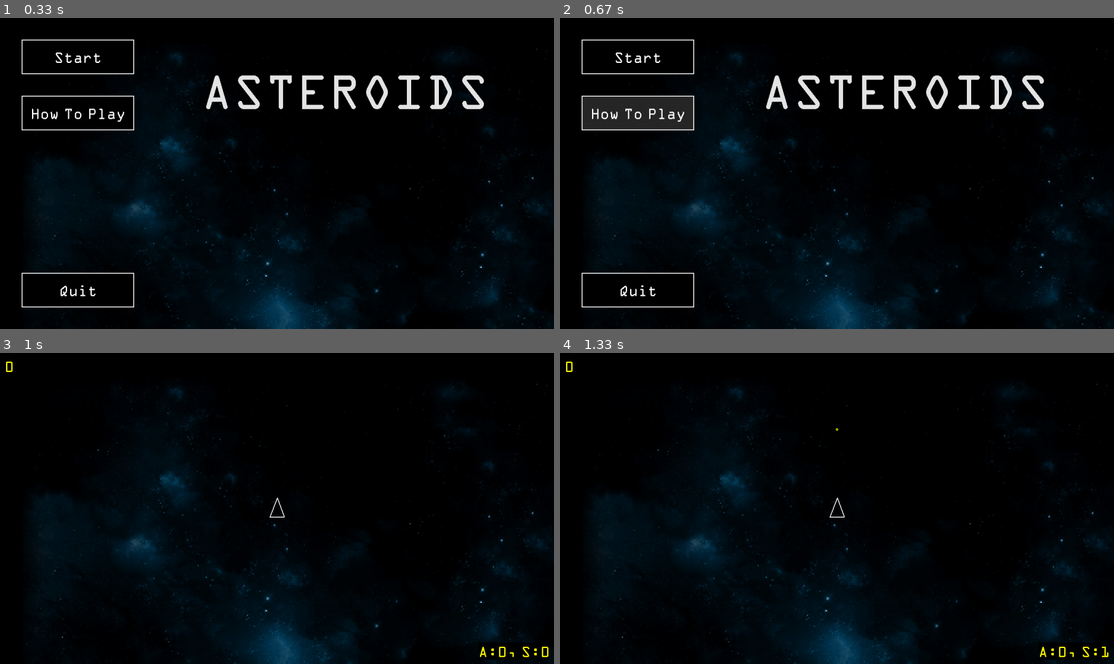
Above: before the commit, frames 1-4 (two rows, left to right).
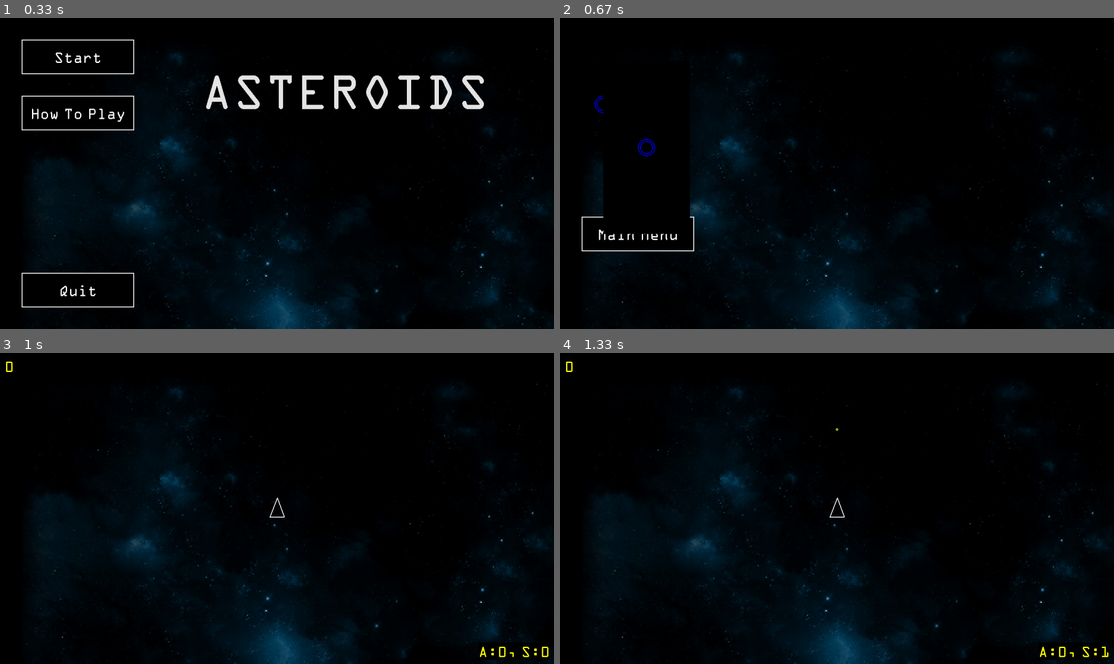
Above: after the commit, the same moments.

Repository: paulhunter/pygame-asteroids
Game: pygame game, started from main.py
The game is run twice, just before and just after one commit, with the same random seed, the same clock (stepped at 60 frames per second) and the same inputs.
Inputs (mouse positions are in pixels of both pictures, inside the frame that each line leads up to):
- Up to frame 1 (0.33 s): no input
- Up to frame 2 (0.67 s): click "How To Play" at 0.38 s
- Up to frame 3 (1 s): click (77, 390) at 0.72 s, where only the run before the commit has a clickable "Start"
- Up to frame 4 (1.33 s): tap Space at 1 s

Frame 1 is identical in both runs. In frame 2, 6.2% of the frame differs, in the area x 3-88%, y 6-94%; in frame 3, nothing differs; in frame 4, nothing differs.

Commit message:
README/Source Tidy

Diff:
--- a/main.py
+++ b/main.py
@@ -1,18 +1,3 @@
-'''
-Running this Game
-Navigate to the project directory and enable the python virtual environment
-
-source venv/bin/activate
-
-You should see your terminal prompt now prepended with "(venv)"
-
-To exit the virtual environment, simply use the following command "deactivate"
-
-Developer Resources
-- Python Style Guide - https://peps.python.org/pep-0008/#imports
-
-'''
-
 # Python Libraries
 import types
 
@@ -27,6 +12,7 @@
 from asteroid import Asteroid
 from asteroidfield import AsteroidField
 from modifierbase import ModifierBase
+from shieldmodifier import ShieldModifier
 from button import Button
 
 def click_start(state):
@@ -48,6 +34,9 @@
 def click_main_menu(state):
     state.in_menu = "MAIN"
     state.player.kill()
+
+def click_how_to(state):
+    state.in_menu = "HOW-TO"
 
 def click_quit(state):
     state.quit = True
@@ -115,6 +104,7 @@
     start_button.onClick = lambda: click_start(state)
 
     how_to_button = Button(50, 180, 260, 80, "How To Play")
+    how_to_button.onClick = lambda: click_how_to(state)
 
     main_menu_button = Button(50, 460, 260, 80, "Main Menu")
     main_menu_button.onClick = lambda: click_main_menu(state)
@@ -126,6 +116,10 @@
     modifier_spawn_threshold = 20
     next_modifier_spawn = modifier_spawn_threshold
 
+    # How To Menu Assets
+    sub_canvas = pygame.Surface((200,400))
+    how_to_weaponModifier = ShieldModifier(100,200,pygame.Vector2(0,0))
+    how_to_weaponModifier.draw(sub_canvas);
 
     # Game Loop
     while True:
@@ -174,7 +168,7 @@
             d.draw(screen)
 
         if state.in_menu == None:
-            # Game State Render
+            # Game
             score_text = font.render(f"{state.player.score}", False, "yellow", "black")
             screen.blit(score_text, (10,10))
 
@@ -199,6 +193,10 @@
             screen.blit(game_over,
                         (int((SCREEN_WIDTH - game_over.get_width())/2), 100))
 
+        if state.in_menu == "HOW-TO":
+            main_menu_button.draw(screen, font)
+            screen.blit(sub_canvas, (100,100));
+
 
         pygame.display.flip()
 
